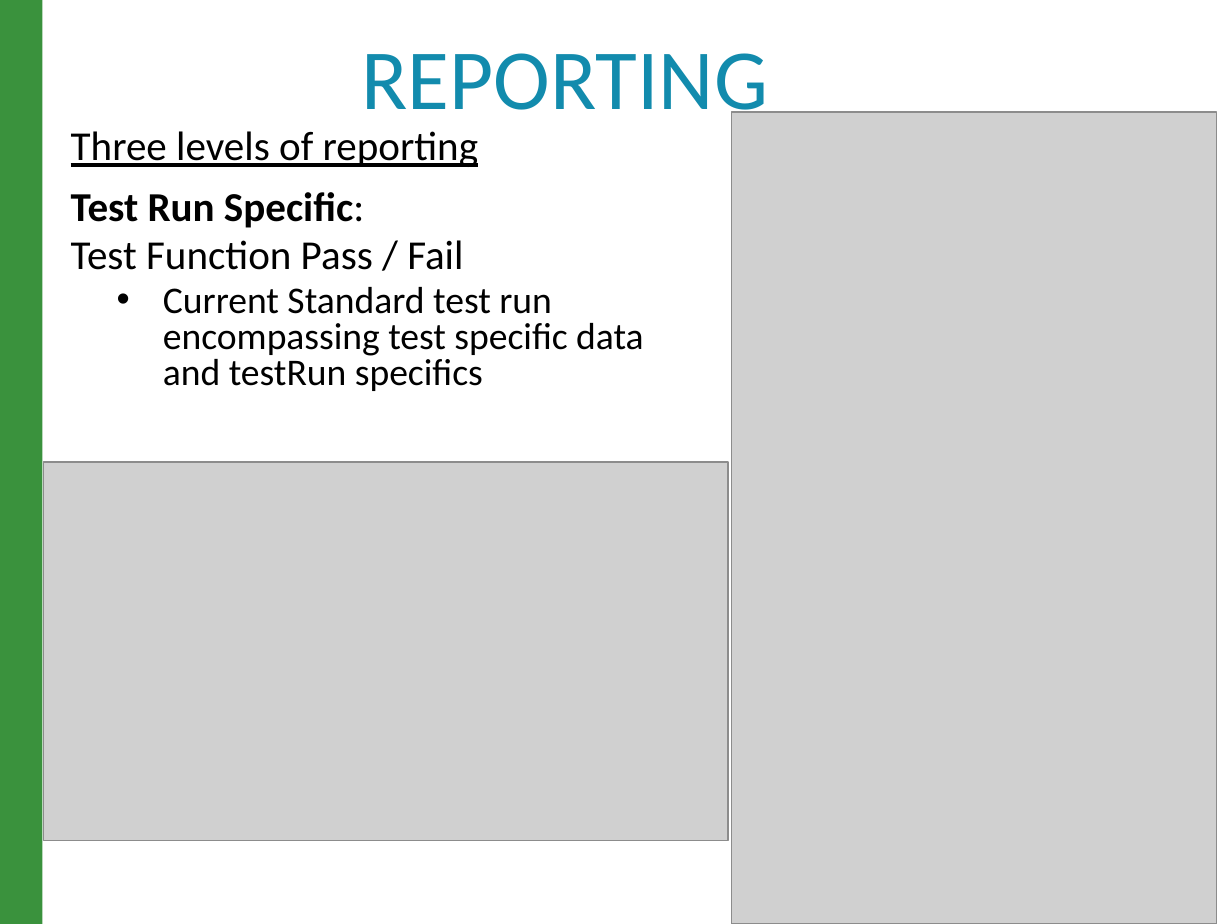
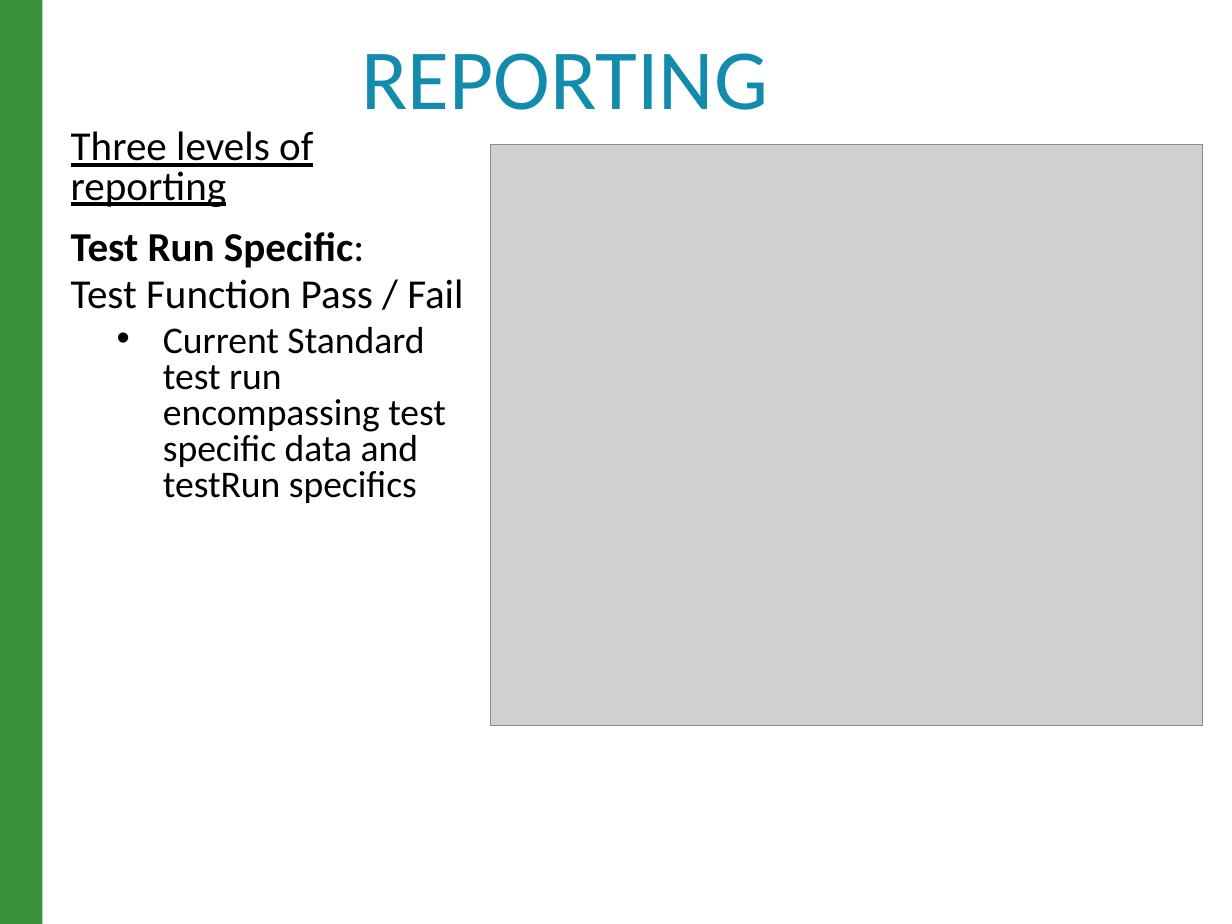
Before and after one commit to raghav9329/mainProf, a slide deck: slide 11 of CurrentWork_Delta/CX_StrategyPowerPoint.pptx. Drawn at 1232x924 pixels with LibreOffice and Linux fonts; fonts in the diff are those of the drawing; grey boxes stand for pictures. Boxes give left, top, right and bottom in pixels: in the first picture for what was removed or moved away, otherwise in the second. Text is boxed around its words. In the diff, an @@ line names an element or a change of style, - is before the commit and + after.

```diff
--- a/CurrentWork_Delta/CX_StrategyPowerPoint.pptx
+++ b/CurrentWork_Delta/CX_StrategyPowerPoint.pptx
@@ text "Three levels of reporting" rewrapped from box(71, 131, 644, 391) to box(71, 131, 463, 503) @@
@@ picture: place and size @@
-picture at box(732, 112, 1217, 924)
+picture at box(490, 144, 1202, 726)
@@ picture removed at box(43, 462, 728, 840) @@
```
Also in this commit, not shown: 2 other slides changed, 3 other files.
